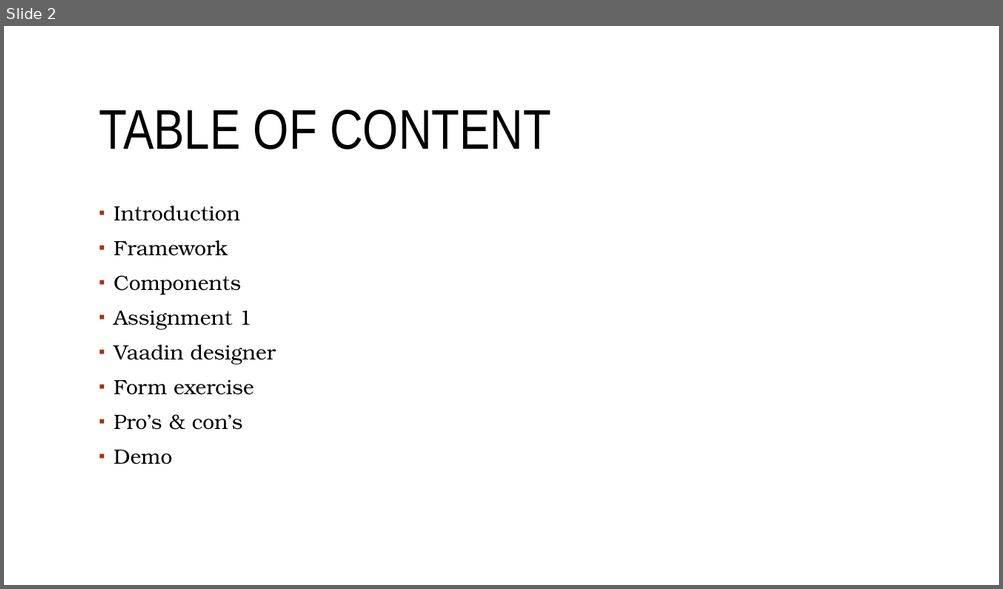
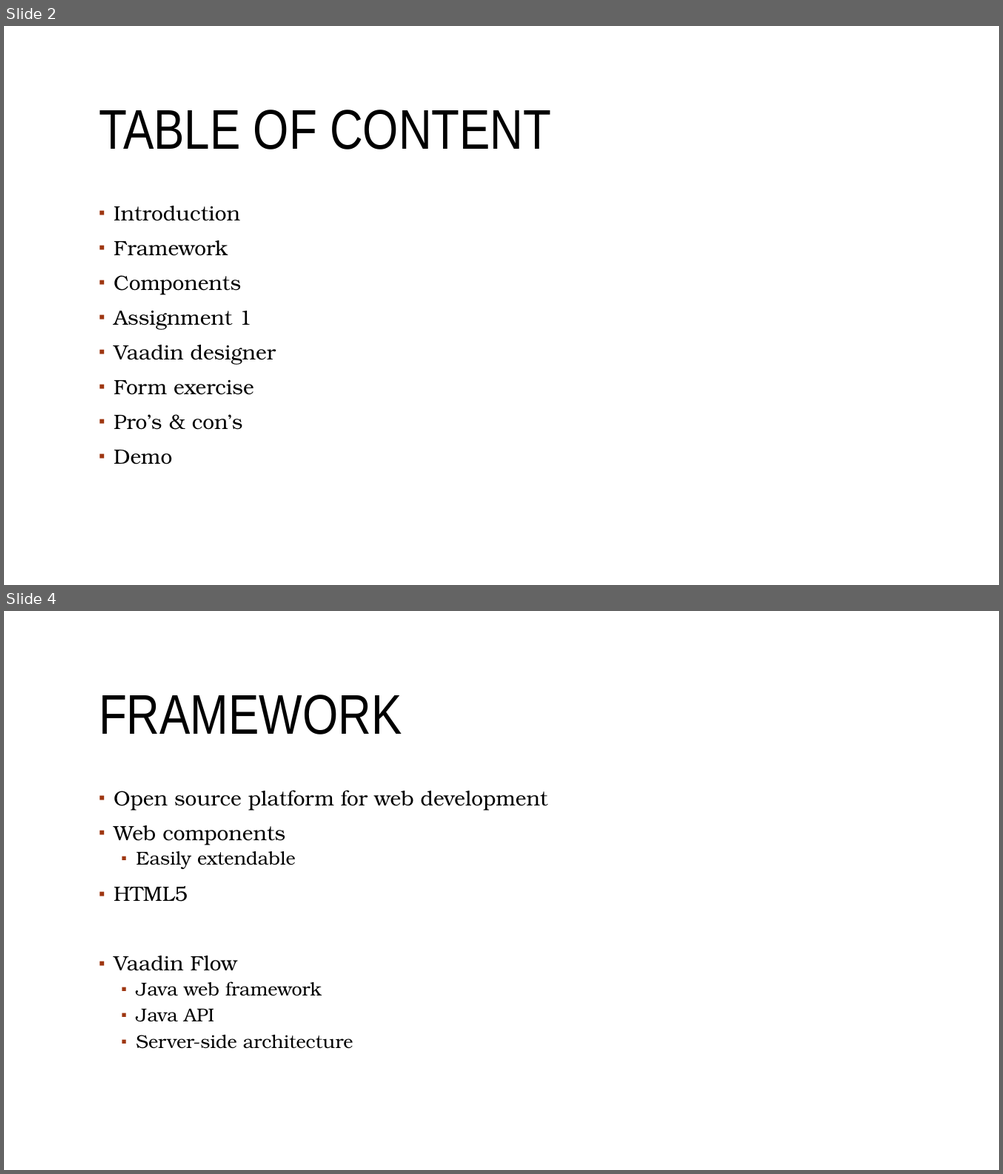
Before and after one commit to sebivenlo/Vaadin-workshop, a slide deck: Documentation/Frontend-technologies.odp. Shown one above the other, each under a label of ours: slide 2 before the commit, slides 2 and 4 after it; the slides between them are not shown. The pictures are 1003x589 and 1003x1174 pixels, drawn with LibreOffice and Linux fonts; fonts in the diff are those of the drawing; background and template pictures are left out. Boxes give left, top, right and bottom in pixels: in the first picture for what was removed or moved away, otherwise in the second. Text is boxed around its words. In the diff, an @@ line names an element or a change of style, - is before the commit and + after.

```diff
--- a/Documentation/Frontend-technologies.odp
+++ b/Documentation/Frontend-technologies.odp
@@ slide 4 added at [4,611,999,1170], background #FFFFFF; not listed: 1 template element that a slide beside it also shows @@
@@ title added at [99,695,401,735], 54 pt, text #000000 @@
+FRAMEWORK
@@ text added at [114,790,548,1049], 20 pt, text #000000 @@
+▪ Open source platform for web development
+▪ Web components
+  ▪ Easily extendable
+▪ HTML5
+▪ Vaadin Flow
+  ▪ Java web framework
+  ▪ Java API
+  ▪ Server-side architecture
```
Also in this commit, not shown: 2 slides changed.
